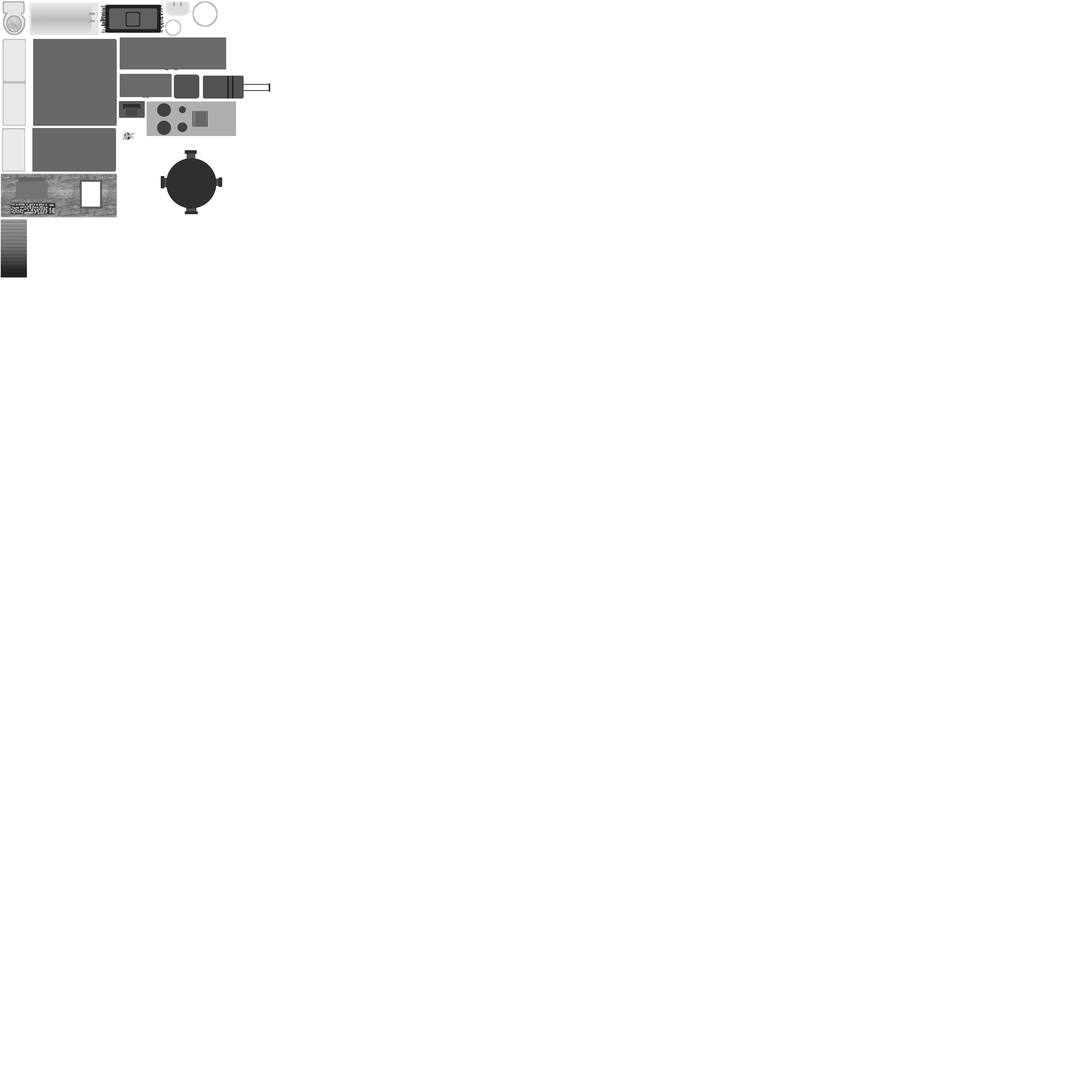
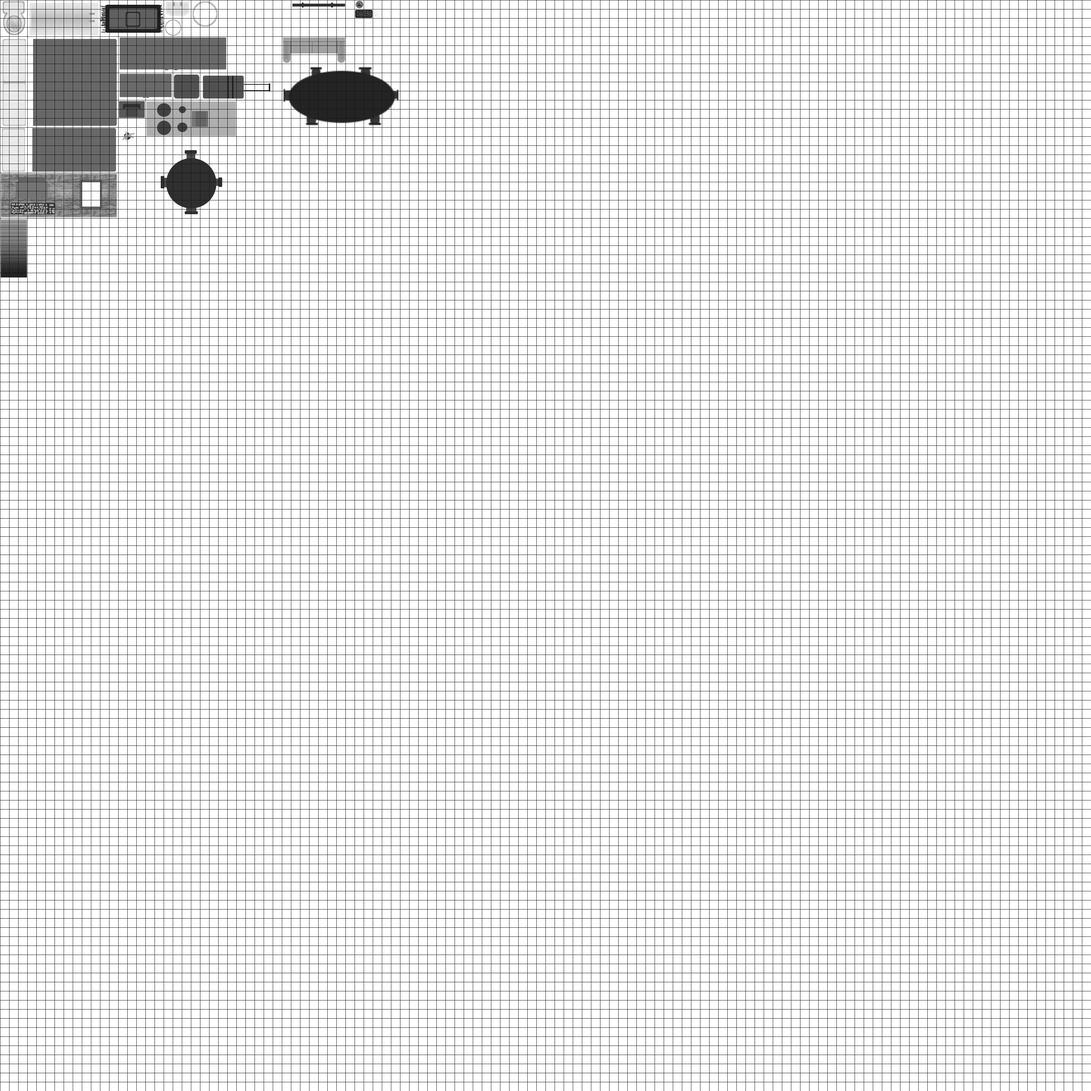
Revision of a layered 1091×1091 image; what changed, layer by layer:
showed "grid" over [0, 0, 1091, 1091]
painted on "graphics" over [282, 0, 400, 126]
painted on "shadows" over [277, 5, 358, 35]
